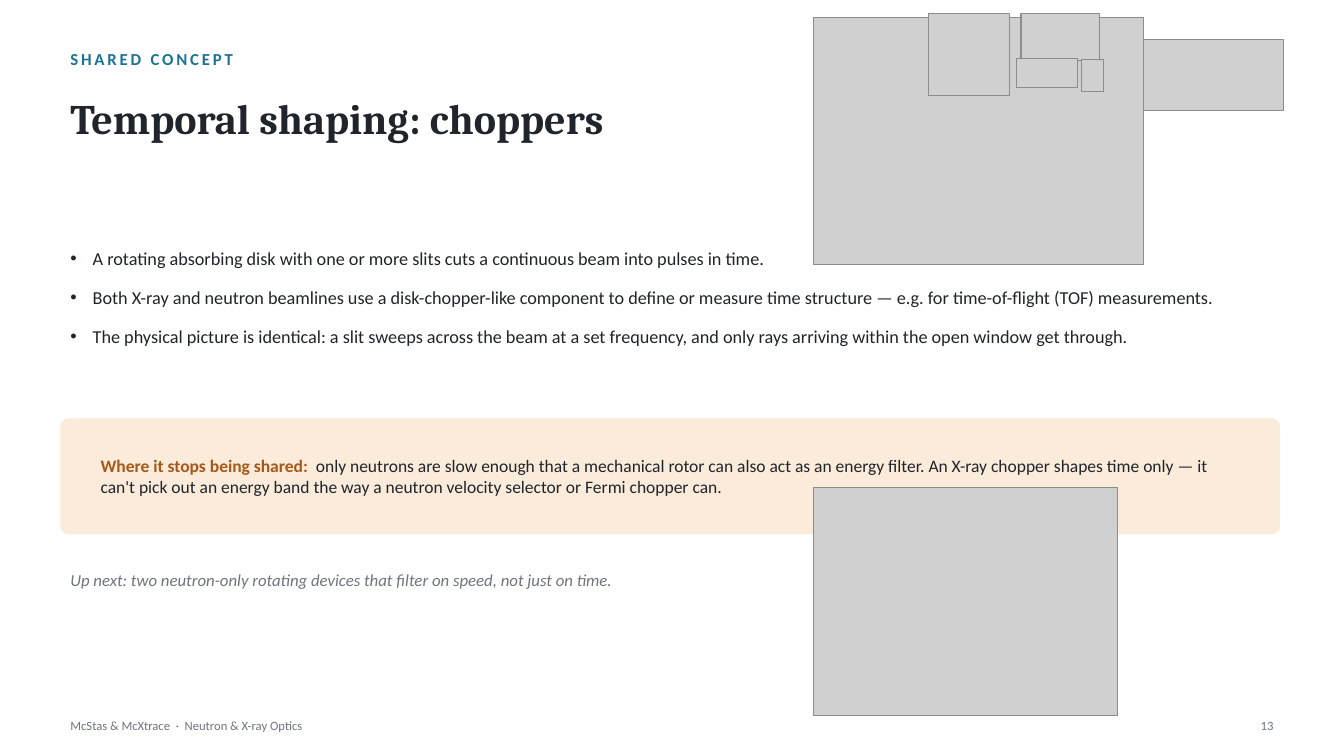
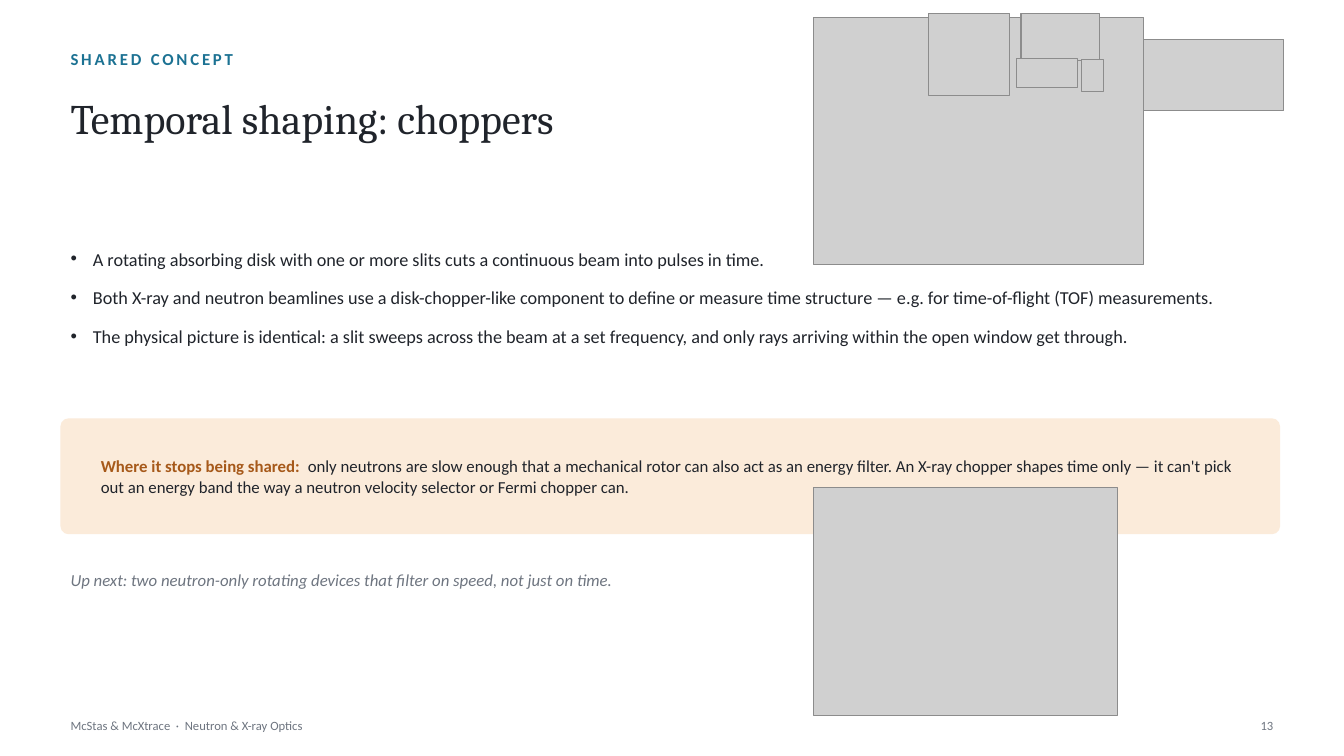
Before and after one commit to mccode-dev/PaNRAID, a slide deck: slide 13 of 22_September_Tuesday/03_morning_sources_detectors/Optics/McStas_McXtrace_Optics.pptx. Drawn at 1344x756 pixels with LibreOffice and Linux fonts; fonts in the diff are those of the drawing; grey boxes stand for pictures. Boxes give left, top, right and bottom in pixels: in the first picture for what was removed or moved away, otherwise in the second. Text is boxed around its words. In the diff, an @@ line names an element or a change of style, - is before the commit and + after.

```diff
--- a/22_September_Tuesday/03_morning_sources_detectors/Optics/McStas_McXtrace_Optics.pptx
+++ b/22_September_Tuesday/03_morning_sources_detectors/Optics/McStas_McXtrace_Optics.pptx
@@ text "Temporal shaping: choppers" at [71,105,553,144]: bold off @@
@@ text "Where it stops being shared: ..." at [101,460,1231,496]: size 12.5 to 12 pt @@
```
Also in this commit, not shown: 16 other slides changed, 1 other file.
